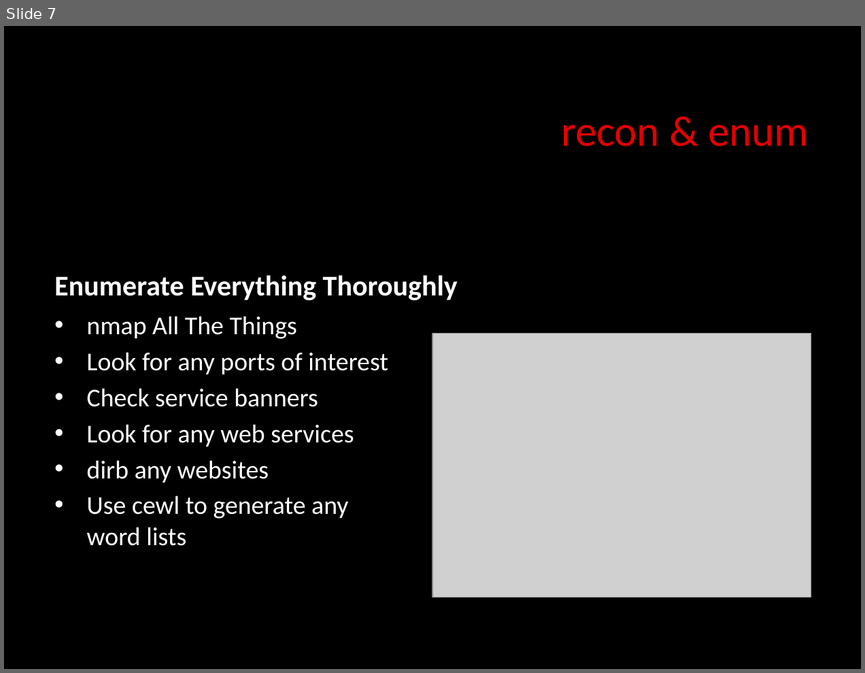
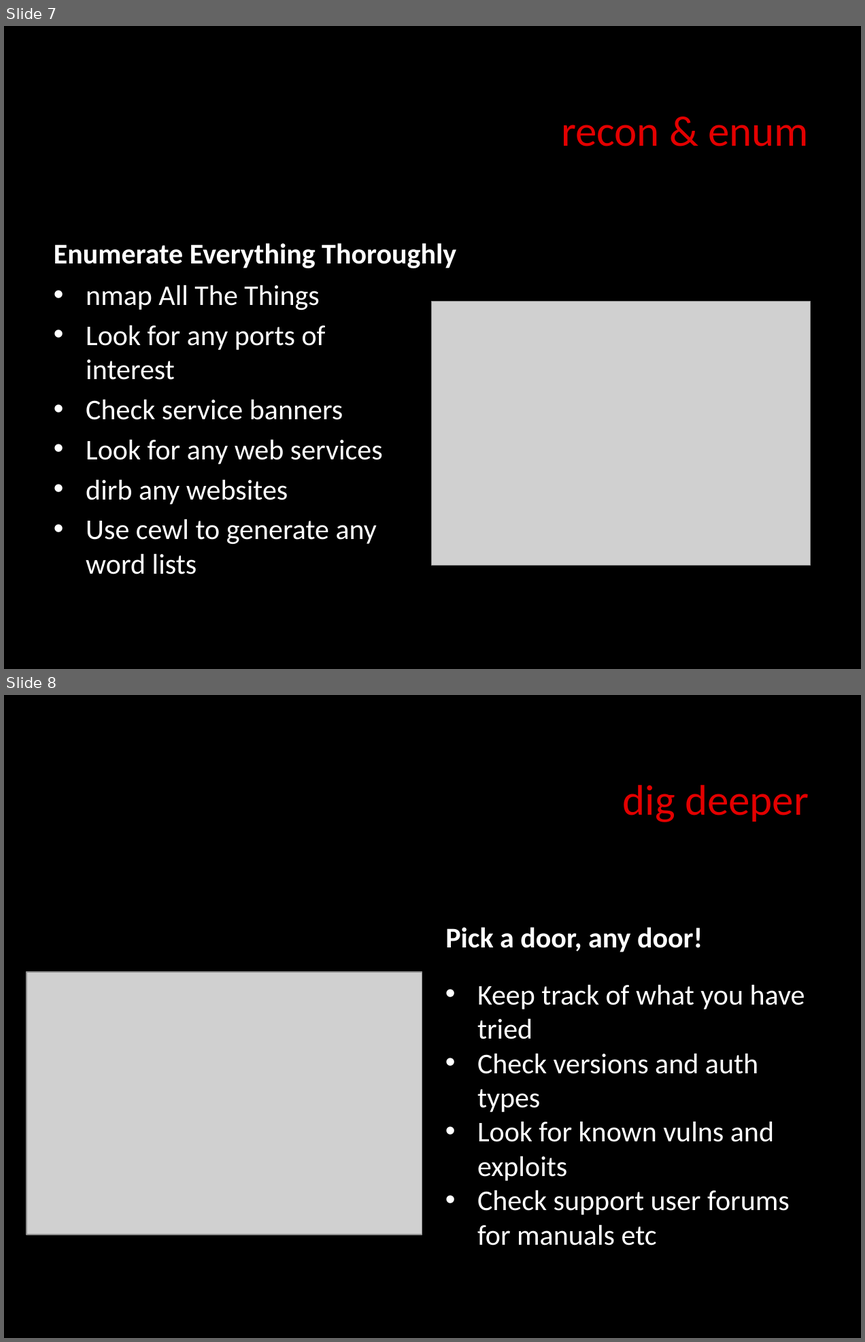
Before and after one commit to dc770/meetings, a slide deck: 0x00d/KnockingOnDC.pptx. Shown one above the other, each under a label of ours: slide 7 before the commit, slides 7 and 8 after it. The pictures are 865x673 and 865x1342 pixels, drawn with LibreOffice and Linux fonts; fonts in the diff are those of the drawing; grey boxes stand for pictures. Boxes give left, top, right and bottom in pixels: in the first picture for what was removed or moved away, otherwise in the second. Text is boxed around its words. In the diff, an @@ line names an element or a change of style, - is before the commit and + after.

```diff
--- a/0x00d/KnockingOnDC.pptx
+++ b/0x00d/KnockingOnDC.pptx
@@ slide 8 added at (x1=4, y1=695, x2=861, y2=1338), background #000000 @@
@@ text added at (x1=623, y1=785, x2=808, y2=822), 36 pt, text #E30000 @@
+dig deeper
@@ text added at (x1=445, y1=927, x2=702, y2=952), 24 pt, text #FFFFFF, bold @@
+Pick a door, any door!
@@ picture added at (x1=26, y1=972, x2=422, y2=1234) @@
@@ text added at (x1=477, y1=984, x2=805, y2=1245), 24 pt, text #FFFFFF @@
+• Keep track of what you have tried
+• Check versions and auth types
+• Look for known vulns and exploits
+• Check support user forums for manuals etc
@@ slide 7 changed as well @@
@@ 2 texts, 1 picture moved together from (x1=54, y1=275, x2=811, y2=597) to (x1=54, y1=243, x2=810, y2=574) @@
@@ text "nmap All The Things" at (x1=86, y1=284, x2=383, y2=574): size 21.6 to 24 pt @@
```
Also in this commit, not shown: 9 other slides changed, 7 other slides added, 9 slides removed.
